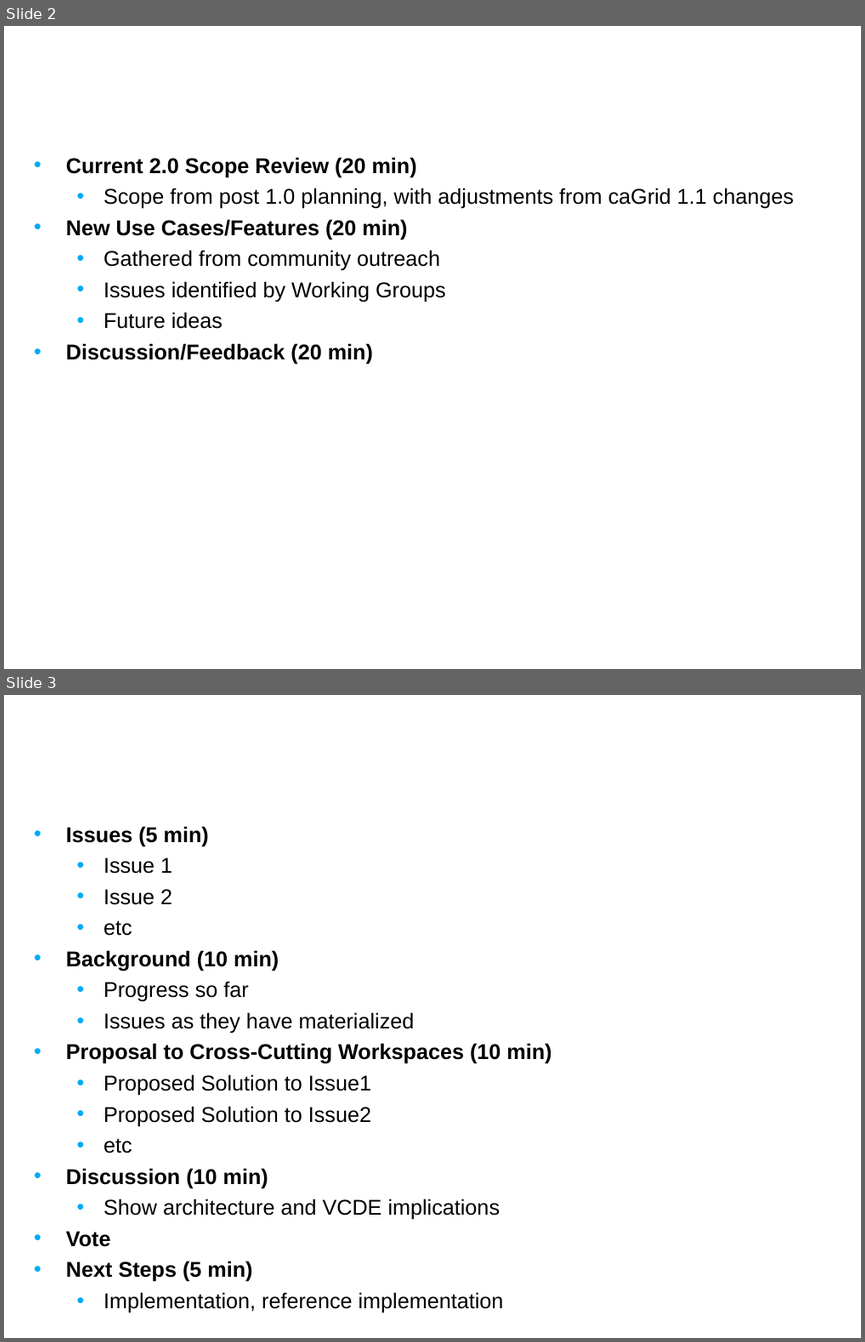
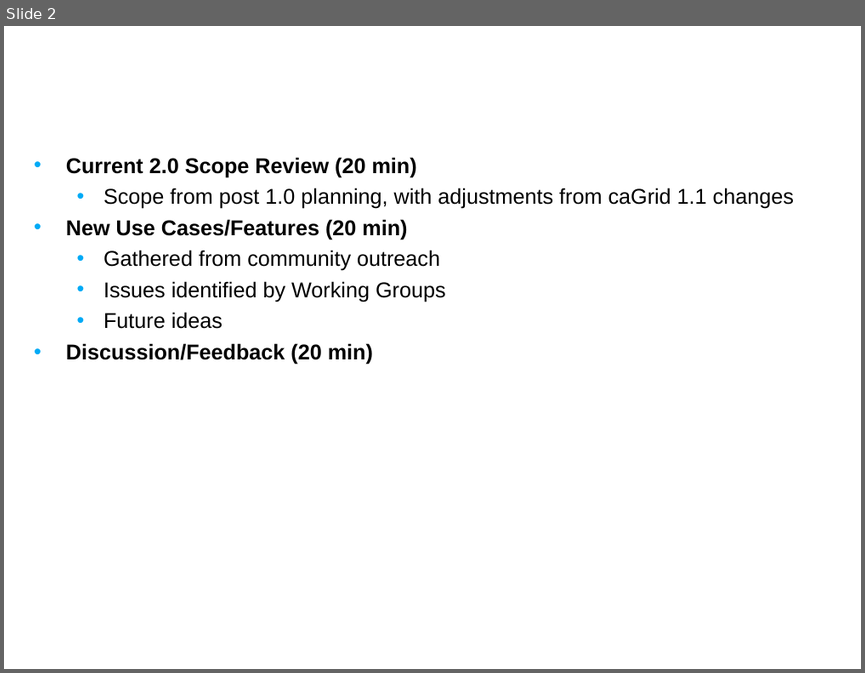
Before and after one commit to NCIP/cagrid-portal, a slide deck: cagrid-1-0/Documentation/presentations/200708_VCDE_ARCH/20070806_Day1_Future_Planning.ppt. Shown one above the other, each under a label of ours: slides 2 and 3 before the commit, slide 2 after it. The pictures are 865x1342 and 865x673 pixels, drawn with LibreOffice and Linux fonts; fonts in the diff are those of the drawing; background and template pictures are left out. Boxes give left, top, right and bottom in pixels: in the first picture for what was removed or moved away, otherwise in the second. Text is boxed around its words. In the diff, an @@ line names an element or a change of style, - is before the commit and + after.

```diff
--- a/cagrid-1-0/Documentation/presentations/200708_VCDE_ARCH/20070806_Day1_Future_Planning.ppt
+++ b/cagrid-1-0/Documentation/presentations/200708_VCDE_ARCH/20070806_Day1_Future_Planning.ppt
@@ slide 3 removed at box(4, 695, 861, 1338), background picture (left out) @@
@@ title removed at box(32, 695, 675, 795) @@
-Agenda
@@ text removed at box(66, 826, 551, 1281) @@
-• Issues (5 min)
-  • Issue 1
-  • Issue 2
-  • etc
-• Background (10 min)
-  • Progress so far
-  • Issues as they have materialized
-• Proposal to Cross-Cutting Workspaces (10 min)
-  • Proposed Solution to Issue1
-  • Proposed Solution to Issue2
-  • etc
-• Discussion (10 min)
-  • Show architecture and VCDE implications
-• Vote
-• Next Steps (5 min)
-  • Implementation, reference implementation
```
Also in this commit, not shown: 7 other slides removed, 2 other files.
